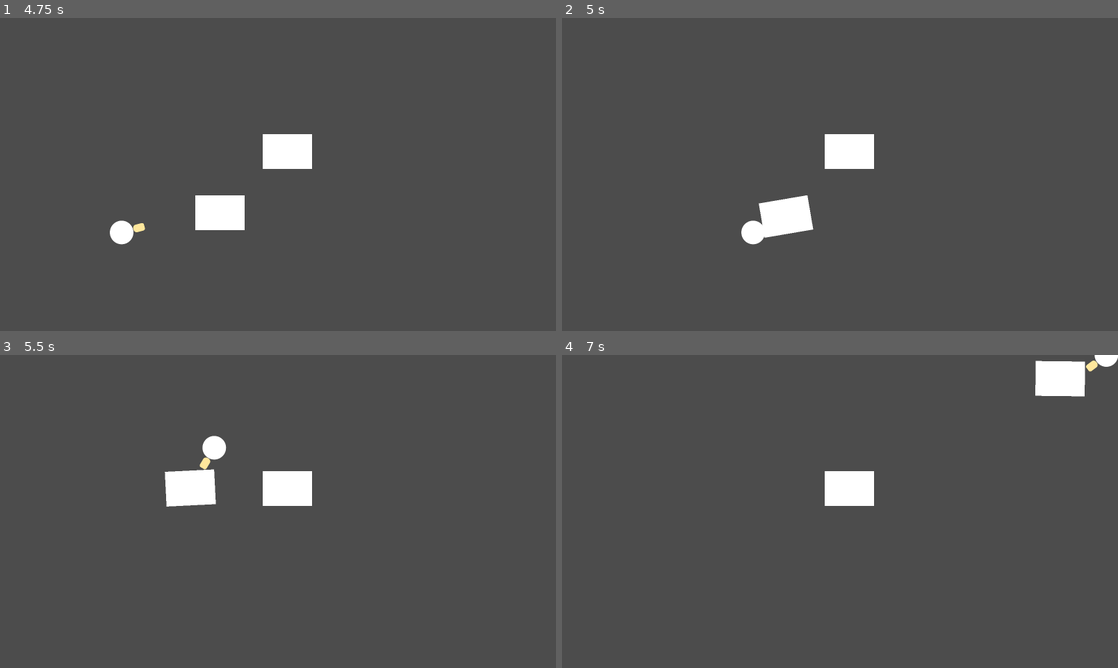
Above: before the commit, frames 1-4 (two rows, left to right).
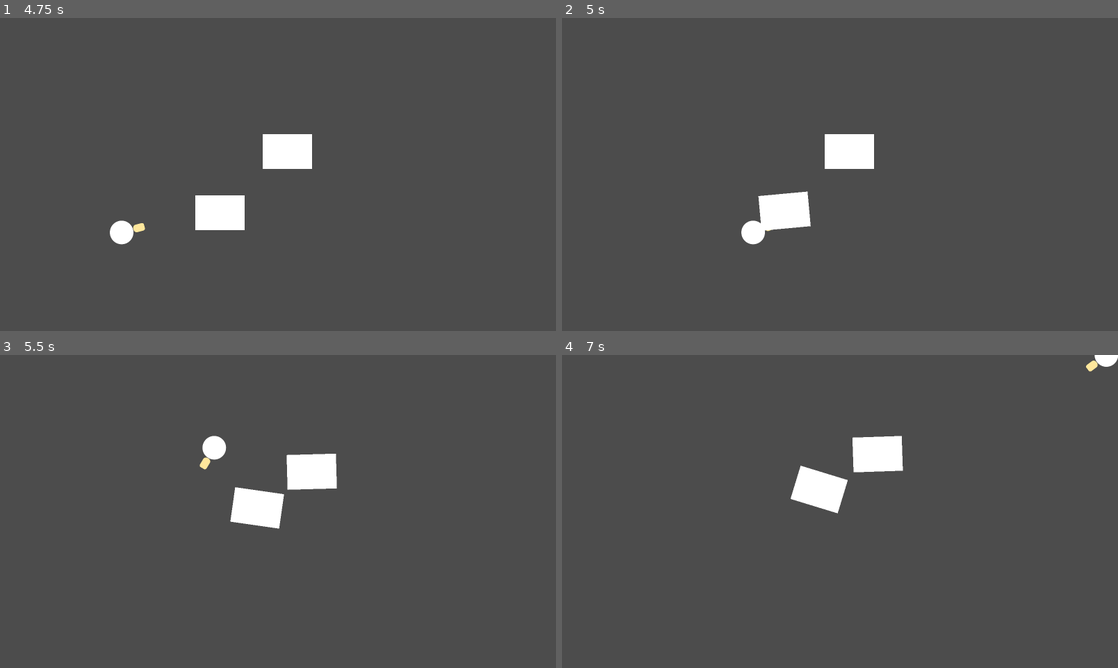
Above: after the commit, the same moments.

Repository: hhues/cook-up-a-website
Game: Godot game, scene res://Player/PlayerTest.tscn
The game is run twice, just before and just after one commit, with the same random seed, the same clock (stepped at 60 frames per second) and the same inputs. This scene is started directly instead of the project's main scene.
Inputs (mouse positions are in pixels of both pictures, inside the frame that each line leads up to):
- Up to frame 1 (4.75 s): tap Enter at 0.5, 2, 3.5 s; move the mouse to (250, 237) at 0.52 s; press the mouse at (250, 237) at 0.53 s; hold W (player_up) 0.53-2.03 s; right-click (250, 237) at 0.8 s; tap Space at 1.25, 2.75 s; move the mouse to (444, 221) at 1.27 s; release the mouse at (444, 221) at 1.28 s; right-click (444, 221) at 1.35 s; click (444, 221) at 1.55 s; move the mouse to (111, 127) at 2.02 s; press the mouse at (111, 127) at 2.03 s; hold A (player_left) 2.03-3.53 s; right-click (111, 127) at 2.3 s; move the mouse to (305, 174) at 2.77 s; release the mouse at (305, 174) at 2.78 s; right-click (305, 174) at 2.85 s; click (305, 174) at 3.05 s; move the mouse to (194, 96) at 3.52 s; press the mouse at (194, 96) at 3.53 s; hold S (player_down) 3.53-4.28 s; right-click (194, 96) at 3.8 s; move the mouse to (400, 158) at 4.27 s; release the mouse at (400, 158) at 4.28 s; hold D (player_right) from 4.28 s (still down); right-click (400, 158) at 4.35 s; click (400, 158) at 4.55 s
- Up to frame 2 (5 s): keep holding D (player_right)
- Up to frame 3 (5.5 s): move the mouse to (166, 527) at 5.02 s; release D (player_right) at 5.03 s; press the mouse at (166, 527) at 5.03 s; hold W (player_up) from 5.03 s (still down); right-click (166, 527) at 5.3 s
- Up to frame 4 (7 s): move the mouse to (895, 442) at 5.77 s; release W (player_up) at 5.78 s; release the mouse at (895, 442) at 5.78 s; hold D (player_right) from 5.78 s (still down); right-click (895, 442) at 5.85 s; click (895, 442) at 6.05 s; move the mouse to (812, 574) at 6.52 s; press the mouse at (812, 574) at 6.53 s; right-click (812, 574) at 6.8 s

Frame 1 is identical in both runs. In frame 2, 0.4% of the frame differs, in the area x 35-46%, y 55-71%; in frame 3, 3.2%; in frame 4, 3.3%, in the area x 41-95%, y 1-51%.

Commit message:
charge-up shot implemented
Use the PlayerTest.tscn to test capabilities. Component roughly should follow the TestBodies in terms of collision layer and masks.

Diff:
--- a/Component/ComponentPhysicsMaterial.tres
+++ b/Component/ComponentPhysicsMaterial.tres
@@ -2,3 +2,6 @@
 
 [resource]
 friction = 0.7
+rough = true
+bounce = 0.27
+absorbent = true
--- a/Player/Player.gd
+++ b/Player/Player.gd
@@ -11,11 +11,9 @@
 var sucked_object : RigidBody2D = null
 var objects_in_vision = []
 
-var shoot_power = 100
-
+export var shoot_power = 500
 export var suck_power = 200
-export var shoot_max = 1000
-export var shoot_power_rate = 30
+export var shoot_power_rate = 100
 
 var screensize
 var controller = false
@@ -76,6 +74,7 @@
 
 
 func _process(delta):
+	screensize = get_viewport_rect().size
 	position.x = clamp(position.x, 0, screensize.x)
 	position.y = clamp(position.y, 0, screensize.y)
 
@@ -83,7 +82,7 @@
 		suck_object(delta)
 
 	if Input.is_action_pressed("player_shoot"):
-		start_charge()
+		start_charge(delta)
 
 	if Input.is_action_just_released("player_shoot"):
 		shoot_object()
@@ -97,7 +96,7 @@
 
 
 func tip_touched(body):
-	if sucked_object == null:
+	if sucked_object == null && Input.is_action_pressed("player_suck"):
 		print("tip touched")
 		sucked_object = body
 		# sucked_object.mode = RigidBody2D.MODE_STATIC
@@ -105,12 +104,19 @@
 		$Vision.monitoring = false
 
 
-func start_charge():
-	print("charge...")
+func start_charge(delta):
+	if sucked_object != null:
+		$ChargeBar.value += delta * shoot_power_rate
 
 
 func shoot_object():
-	print("shoot!")
+	if sucked_object != null:
+		var direction = (get_global_mouse_position() - sucked_object.global_position).normalized()
+		sucked_object.apply_central_impulse(direction * $ChargeBar.value * shoot_power)
+		print("shoot!")
+		sucked_object = null
+		$ChargeBar.value = 0
+		$Vision.monitoring = true
 
 
 func _on_Range_body_entered(body):
--- a/Player/Player.tscn
+++ b/Player/Player.tscn
@@ -1,8 +1,9 @@
-[gd_scene load_steps=7 format=2]
+[gd_scene load_steps=8 format=2]
 
 [ext_resource path="res://assets/player_circle.png" type="Texture" id=1]
 [ext_resource path="res://Player/Player.gd" type="Script" id=2]
 [ext_resource path="res://Player/Hand/Hand.tscn" type="PackedScene" id=3]
+[ext_resource path="res://assets/charge_bar.png" type="Texture" id=4]
 
 [sub_resource type="SpriteFrames" id=1]
 animations = [ {
@@ -56,6 +57,17 @@
 [node name="CollisionPolygon2D" type="CollisionPolygon2D" parent="Vision"]
 polygon = PoolVector2Array( 67, -1, 508, -289, 559, -154, 590, 1, 558, 161, 507, 294 )
 
+[node name="ChargeBar" type="TextureProgress" parent="."]
+margin_left = -60.0
+margin_top = -60.0
+margin_right = 60.0
+margin_bottom = 60.0
+texture_progress = ExtResource( 4 )
+fill_mode = 5
+radial_initial_angle = 180.0
+radial_fill_degrees = 70.0
+nine_patch_stretch = true
+
 [connection signal="body_entered" from="Range" to="." method="_on_Range_body_entered"]
 [connection signal="body_exited" from="Range" to="." method="_on_Range_body_exited"]
 [connection signal="body_entered" from="Vision" to="." method="_on_Vision_body_entered"]
--- a/Player/PlayerTest.tscn
+++ b/Player/PlayerTest.tscn
@@ -10,6 +10,8 @@
 [node name="Root" type="Node"]
 
 [node name="Player" parent="." instance=ExtResource( 1 )]
+shoot_power = 250
+shoot_power_rate = 300
 
 [node name="TestBlock" type="RigidBody2D" parent="." groups=["components"]]
 position = Vector2( 827, 384 )
Binary file added: assets/charge_bar.png
Not shown, added: assets/charge_bar.png.import
